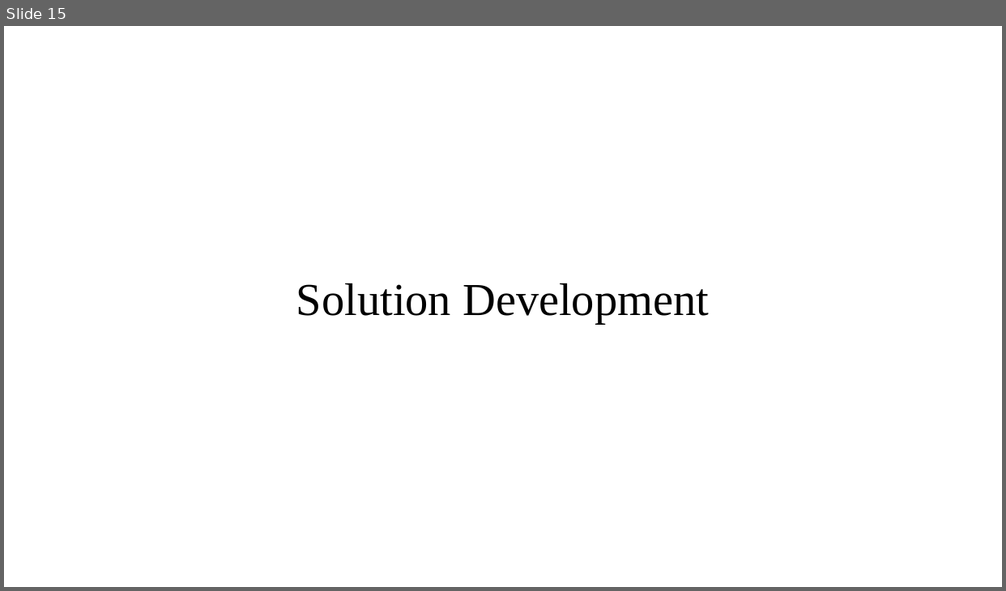
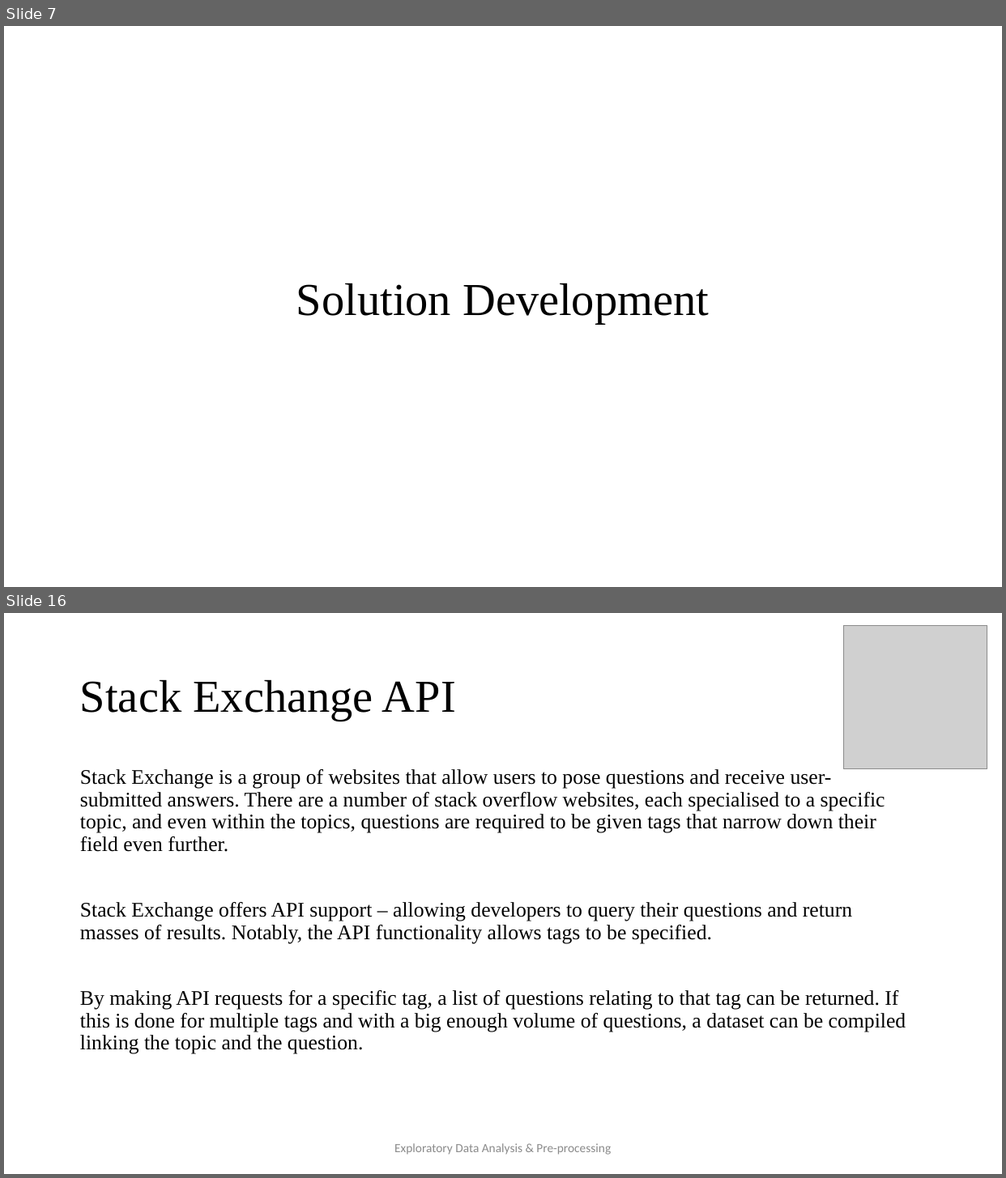
Before and after one commit to JaVonox/AIChatbot, a slide deck: Documentation/100505349.pptx. Shown one above the other, each under a label of ours: slide 15 before the commit, slides 7 and 16 after it; the slides between them are not shown. The pictures are 1006x591 and 1006x1178 pixels, drawn with LibreOffice and Linux fonts; fonts in the diff are those of the drawing; grey boxes stand for pictures. Boxes give left, top, right and bottom in pixels: in the first picture for what was removed or moved away, otherwise in the second. Text is boxed around its words. In the diff, an @@ line names an element or a change of style, - is before the commit and + after.

```diff
--- a/Documentation/100505349.pptx
+++ b/Documentation/100505349.pptx
@@ slide 16 added at (x1=4, y1=613, x2=1002, y2=1174), background #FFFFFF @@
@@ picture added at (x1=844, y1=625, x2=987, y2=769) @@
@@ title added at (x1=80, y1=679, x2=456, y2=721), 44 pt, text #000000 @@
+Stack Exchange API
@@ text added at (x1=80, y1=769, x2=906, y2=1054), 20 pt, text #000000 @@
+Stack Exchange is a group of websites that allow users to pose questions and receive user-submitted answers. There are a number of stack overflow websites, each specialised to a specific topic, and even within the topics, questions are required to be given tags that narrow down their field even further.
+Stack Exchange offers API support – allowing developers to query their questions and return masses of results. Notably, the API functionality allows tags to be specified.
+By making API requests for a specific tag, a list of questions relating to that tag can be returned. If this is done for multiple tags and with a big enough volume of questions, a dataset can be compiled linking the topic and the question.
@@ text added at (x1=394, y1=1144, x2=611, y2=1155), 12 pt, text #8C8C8C @@
+Exploratory Data Analysis & Pre-processing
@@ what was slide 15 is now slide 7 @@
```
Also in this commit, not shown: 14 slides changed, 2 other slides added, 2 other files.
